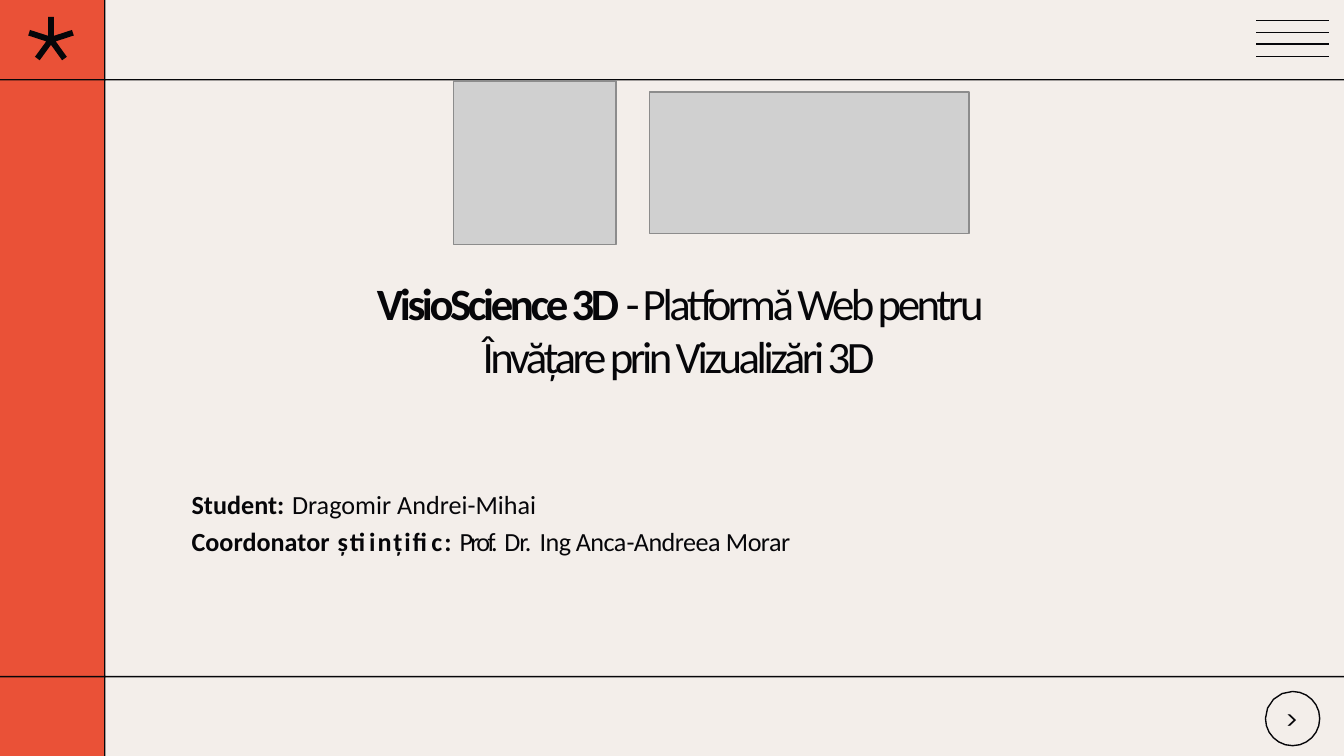
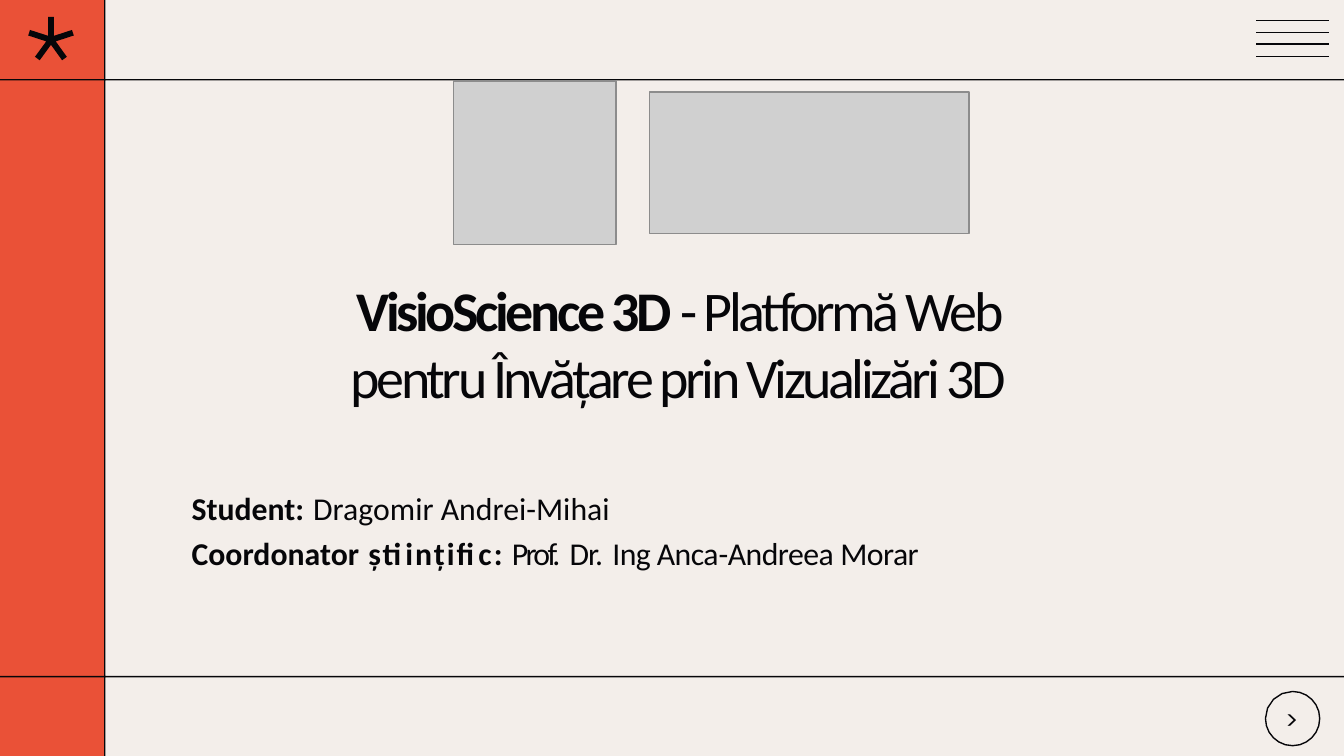
Before and after one commit to Dragomir1401/VisioScience-3D, a slide deck: slide 1 of Roadmap/scss/Prezentare_Final_Dragomir_Andrei.pptx. Drawn at 1344x756 pixels with LibreOffice and Linux fonts; fonts in the diff are those of the drawing; grey boxes stand for pictures. Boxes give left, top, right and bottom in pixels: in the first picture for what was removed or moved away, otherwise in the second. Text is boxed around its words. In the diff, an @@ line names an element or a change of style, - is before the commit and + after.

```diff
--- a/Roadmap/scss/Prezentare_Final_Dragomir_Andrei.pptx
+++ b/Roadmap/scss/Prezentare_Final_Dragomir_Andrei.pptx
@@ title "VisioScience 3D - Platformă Web ..." at [351,291,1005,409]: size 24 to 30 pt @@
@@ subtitle "Student: Dragomir Andrei-Mihai" at [192,497,918,571]: size 14 to 17 pt @@
```
Also in this commit, not shown: 15 other slides changed.
